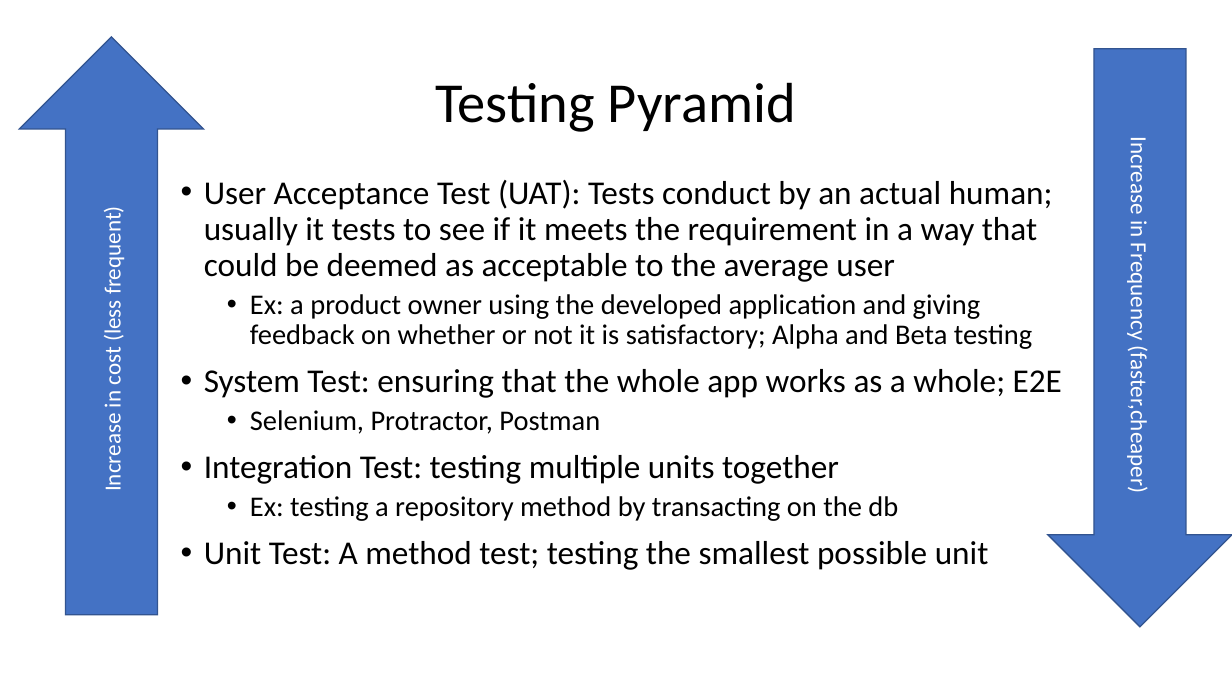
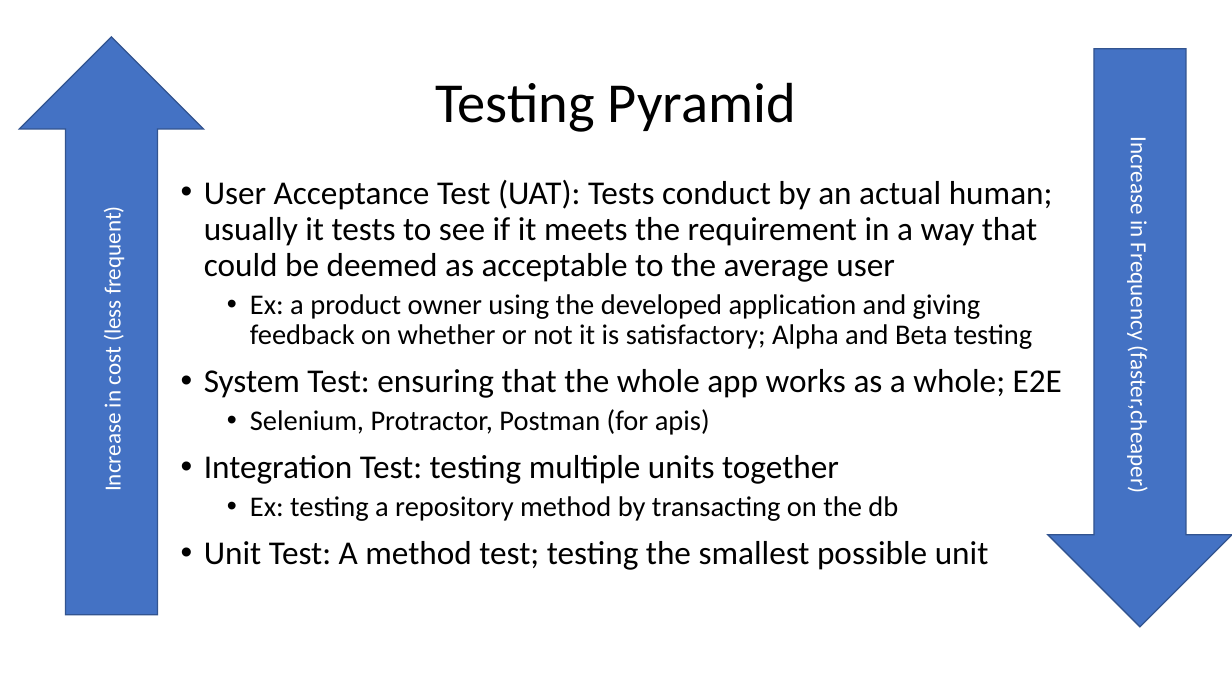
Before and after one commit to WilliamOna/staging-automation-primer-3-23, a slide deck: slide 3 of PrimerNotes.pptx. Drawn at 1232x693 pixels with LibreOffice and Linux fonts; fonts in the diff are those of the drawing. Boxes give left, top, right and bottom in pixels: in the first picture for what was removed or moved away, otherwise in the second. Text is boxed around its words. In the diff, an @@ line names an element or a change of style, - is before the commit and + after.

```diff
--- a/PrimerNotes.pptx
+++ b/PrimerNotes.pptx
@@ text at (250,409,710,435): text changed @@
-  • Selenium, Protractor, Postman
+  • Selenium, Protractor, Postman (for apis)
```
Also in this commit, not shown: 1 other slide changed, 1 other file.
